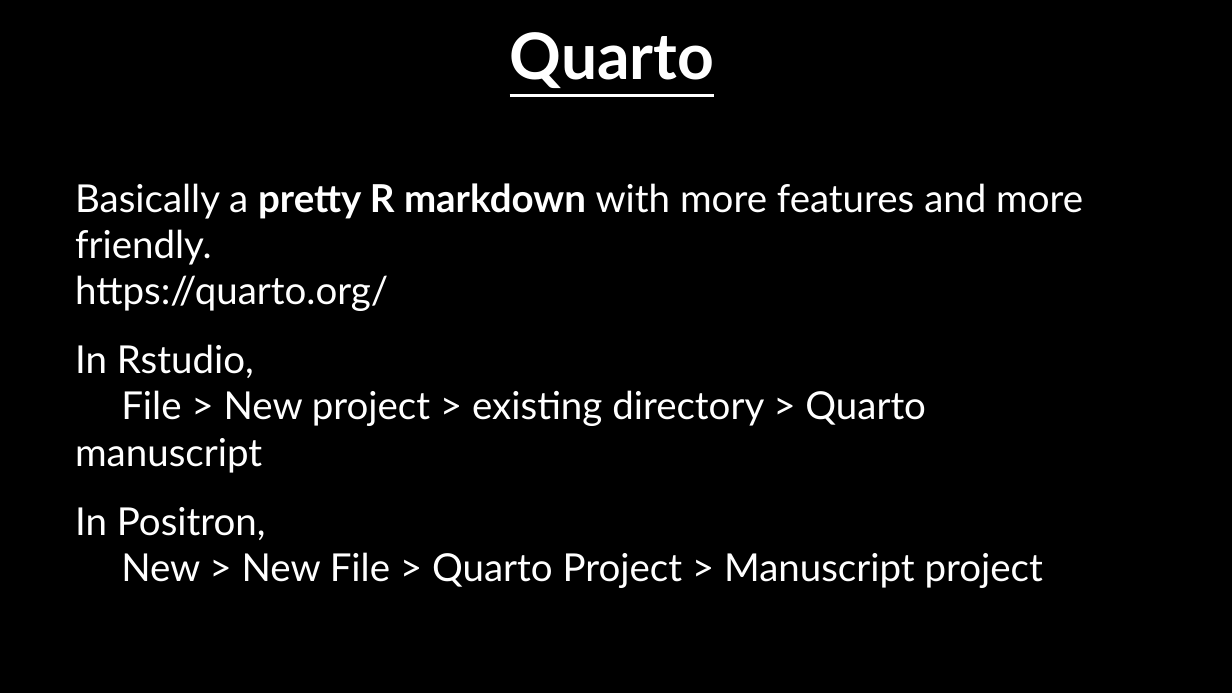
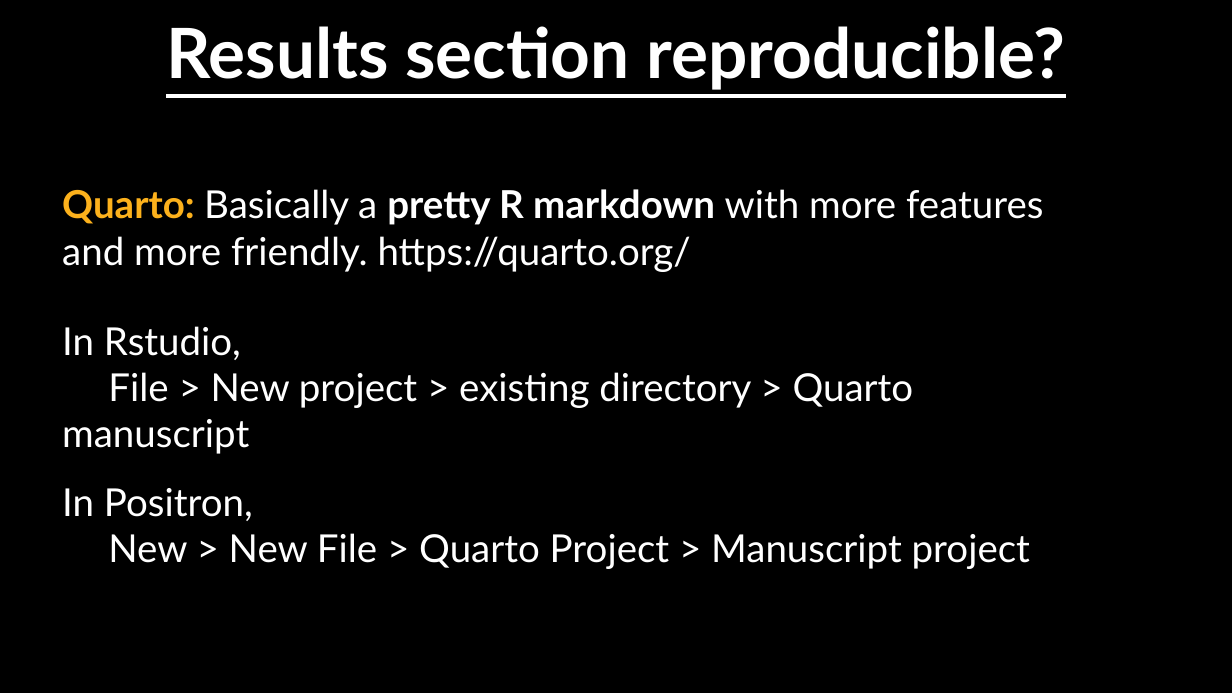
Before and after one commit to AlexLietard/CompReproducibility, a slide deck: slide 6 of presentation.pptx. Drawn at 1232x693 pixels with LibreOffice and Linux fonts; fonts in the diff are those of the drawing; background and template pictures are left out. Boxes give left, top, right and bottom in pixels: in the first picture for what was removed or moved away, otherwise in the second. Text is boxed around its words. In the diff, an @@ line names an element or a change of style, - is before the commit and + after.

```diff
--- a/presentation.pptx
+++ b/presentation.pptx
@@ text at (x1=166, y1=26, x2=1065, y2=90): text changed; size 50 to 54 pt @@
-Quarto
+Results section reproducible?
@@ text at (x1=62, y1=189, x2=1043, y2=272): text changed @@
-Basically a pretty R markdown with more features and more friendly.
-https://quarto.org/
+Quarto: Basically a pretty R markdown with more features and more friendly. https://quarto.org/
@@ text "In Rstudio, File > New ..." moved from (x1=75, y1=344, x2=926, y2=473) to (x1=62, y1=326, x2=914, y2=454) @@
@@ text "In Positron," moved from (x1=75, y1=507, x2=1043, y2=588) to (x1=62, y1=488, x2=1030, y2=569) @@
```
Also in this commit, not shown: 8 other slides changed, 1 other file.
